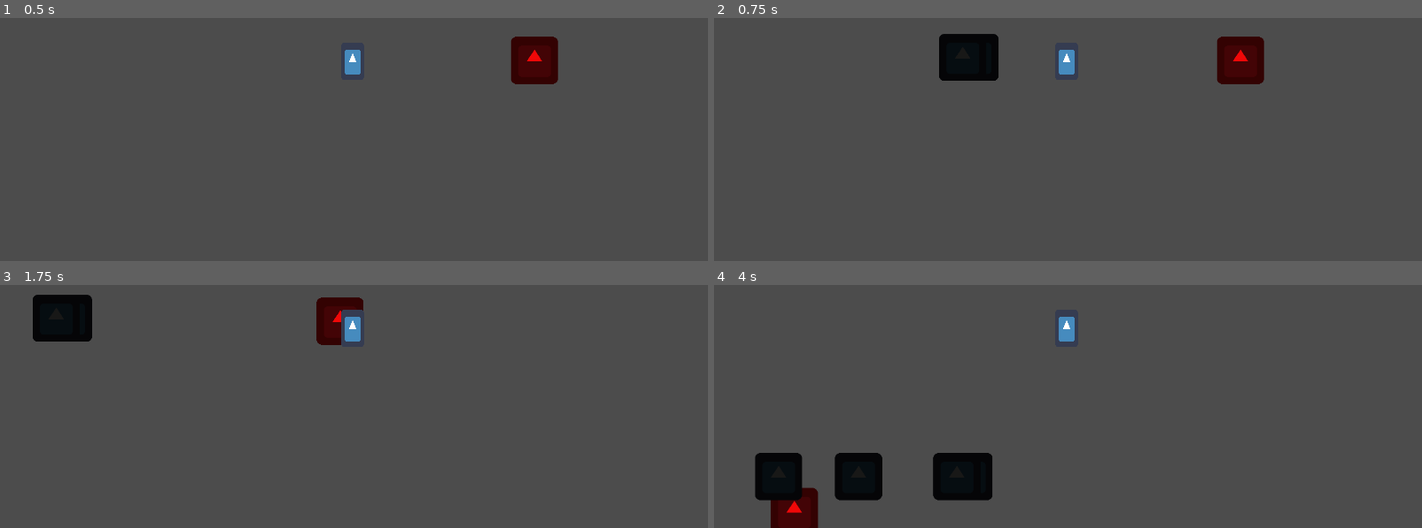
Above: before the commit, frames 1-4 (two rows, left to right).
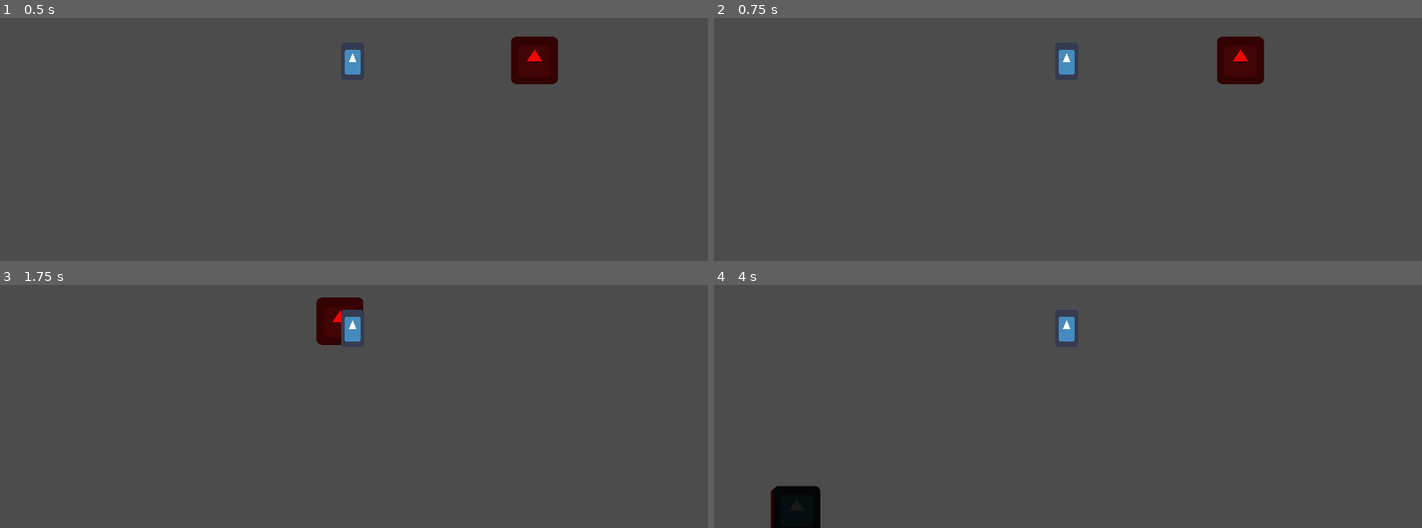
Above: after the commit, the same moments.

Repository: pedrolobo-abertay/CMP302_final_project
Game: Godot game, scene res://Level.tscn
Same seed, same stepped clock (60 frames per second), same inputs: the game is played once before the commit and once after it. The engine's default icon, where the game draws it, is replaced by a stand-in: a white triangle on a blue panel in a dark square.
Inputs:
- Up to frame 1 (0.5 s): no input
- Up to frame 2 (0.75 s): tap Enter (ui_accept) at 0.5 s; hold D (move_right) from 0.53 s (still down); hold Enter (ui_accept) from 0.53 s (still down)
- Up to frame 3 (1.75 s): release D (move_right) at 1.28 s; release Enter (ui_accept) at 1.28 s; hold A (move_left) from 1.28 s (still down); tap S (move_bot) at 1.35 s; tap Enter (ui_accept) at 1.52, 1.55 s
- Up to frame 4 (4 s): tap Enter (ui_accept) at 1.82, 2.3, 3.02, 3.05, 3.32 s; release A (move_left) at 2.03 s; hold W (move_top) 2.03-2.78 s; hold D (move_right) 2.03-3.53 s; tap 1 (toggle_enemy) at 2.85 s; hold A (move_left) from 3.53 s (still down); hold Enter (ui_accept) from 3.53 s (still down)

Frame 1 is identical in both runs. In frame 2, 1.6% of the frame differs, in the area x 31-41%, y 6-26%; in frame 3, 1.6%; in frame 4, 4.9%, in the area x 5-40%, y 69-100%.

Commit message:
enemy can shoot

Diff:
--- a/game/Enemy.gd
+++ b/game/Enemy.gd
@@ -4,7 +4,10 @@
 var new_pos
 var speed = 500
 var arena = null
+var player = null
 const EPSLON = 1
+
+signal shoot
 
 func _ready():
 	pass
@@ -28,10 +31,19 @@
 
 
 
-func setup(_arena):
+func setup(_arena, _player):
 	arena = _arena
+	player = _player
 	new_position()
 
 func _input(event):
 	if event.is_action_pressed("toggle_enemy"):
 		active = not active
+
+
+
+func _on_Timer_timeout():
+	if not active:
+		return
+	emit_signal("shoot", global_position, \
+	(player.global_position - global_position).normalized())
--- a/game/Enemy.tscn
+++ b/game/Enemy.tscn
@@ -24,3 +24,7 @@
 __meta__ = {
 "_edit_use_anchors_": false
 }
+
+[node name="Timer" type="Timer" parent="."]
+autostart = true
+[connection signal="timeout" from="Timer" to="." method="_on_Timer_timeout"]
--- a/game/Level.gd
+++ b/game/Level.gd
@@ -3,8 +3,8 @@
 const PROJECTILE = preload("res://Projectile.tscn")
 
 func _ready():
-	$Enemy.setup($Arena)
-
+	$Enemy.setup($Arena, $Player)
+	$Enemy.connect("shoot", self, "create_projectile")
 
 func create_projectile(_position, _direction):
 	var new_projectile = PROJECTILE.instance()
@@ -14,5 +14,4 @@
 	$Projectiles.add_child(new_projectile)
 
 func _input(event):
-	if event.is_action_pressed("ui_accept"):
-		create_projectile(Vector2(500, 500), Vector2(1, 0))
+	pass
